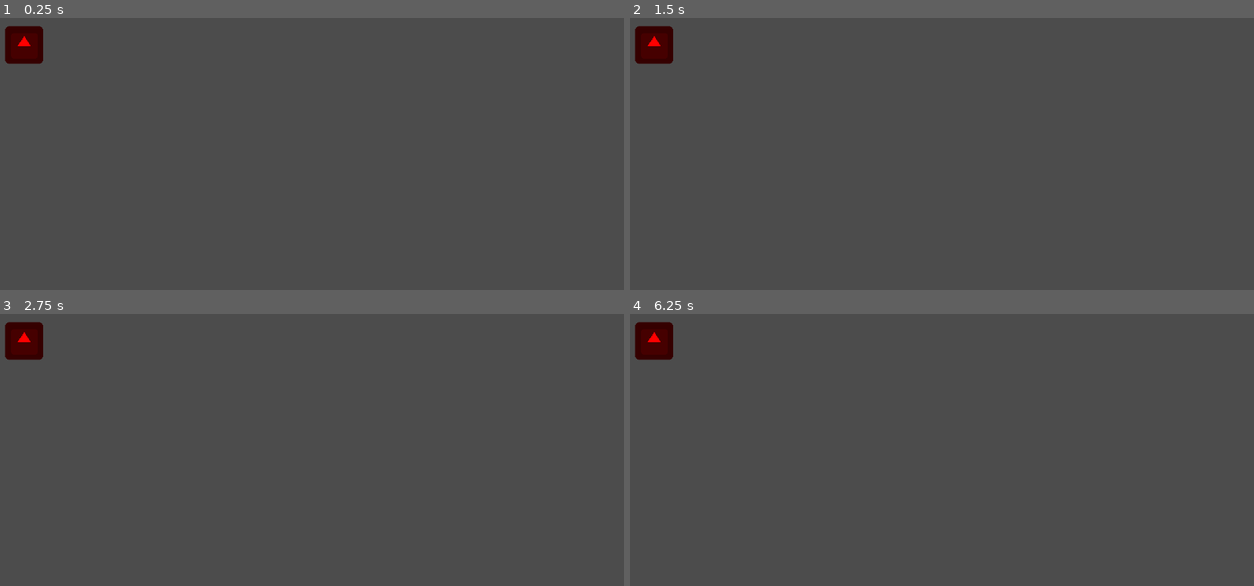
Above: before the commit, frames 1-4 (two rows, left to right).
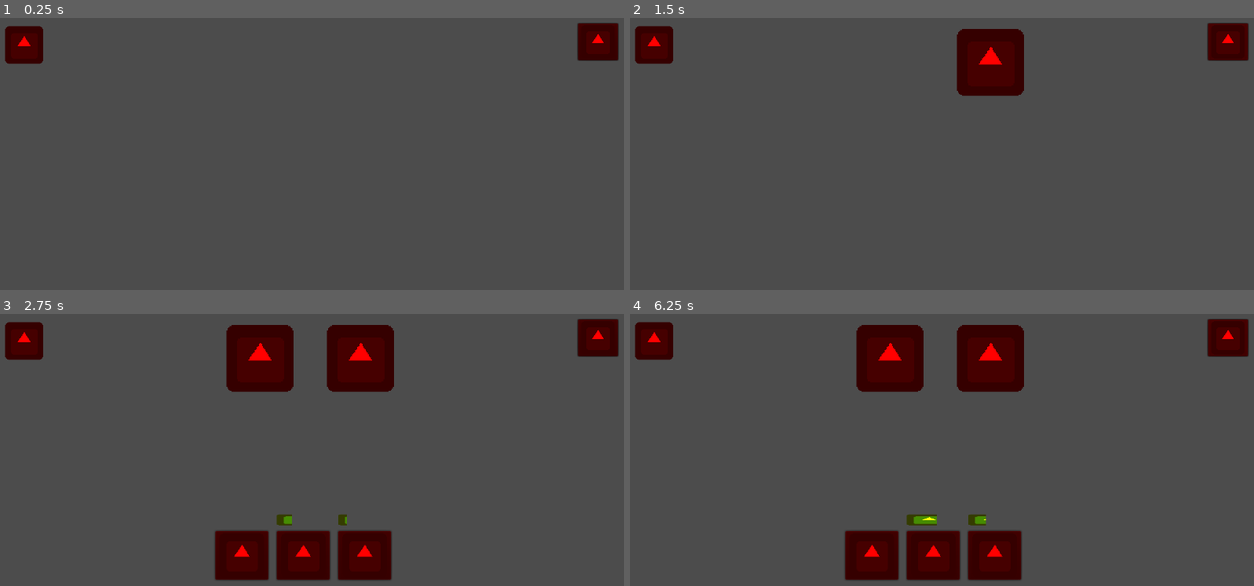
Above: after the commit, the same moments.

Repository: BRISTLEN0SE/2021Game
Game: Godot game, scene res://character_template.tscn
Two runs of this game, one before a commit and one after it. Both use one fixed random seed, a clock stepped at 60 frames per second and the inputs below. The engine's default icon, where the game draws it, is replaced by a stand-in: a white triangle on a blue panel in a dark square.
Inputs (mouse positions are in pixels of both pictures, inside the frame that each line leads up to):
- Up to frame 1 (0.25 s): no input
- Up to frame 2 (1.5 s): click (1229, 42) at 0.52 s; click (1229, 42) at 1.27 s
- Up to frame 3 (2.75 s): click (243, 556) at 2.02 s
- Up to frame 4 (6.25 s): click (935, 556) at 2.77 s; click (991, 556) at 3.52 s; click (873, 556) at 4.27 s; click (1229, 338) at 5.02 s; tap Enter at 5.75 s

The runs differ from the first frame. In frame 1, 0.9% of the frame differs, in the area x 92-100%, y 1-16%; in frame 2, 3.5%; in frame 3, 11%; in frame 4, 11%, in the area x 34-100%, y 1-98%.

Commit message:
19/5/21
working on enemies auto attack instaed of player choose for them

Diff:
--- a/character_template.gd
+++ b/character_template.gd
@@ -56,7 +56,7 @@
 					slot_4_used = true
 			if GlobalVariables.slot5 == charnum:
 				if slot_5_used == false:
-					var new_chara5 = character5.instance()
+					var new_chara5 = character1.instance()
 					get_parent().add_child(new_chara5)
 					slot_5_used = true
 
--- a/global_variables.gd
+++ b/global_variables.gd
@@ -7,11 +7,22 @@
 var slot4 = 4
 var slot5 = 5
 
-var enemy_slot1 = 6
+var enemy_slot1 = 1
 var enemy_slot2 = 7
 var enemy_slot3 = 8
 var enemy_slot4 = 9
 var enemy_slot5 = 10
+
+var character1_created = 1
+var character2_created = 1
+var character3_created = 1
+var character4_created = 1
+var character5_created = 1
+var character6_created = 1
+var character7_created = 1
+var character8_created = 1
+var character9_created = 1
+var character10_created = 1
 
 var targeted = enemy_slot2
 
--- a/player_1.gd
+++ b/player_1.gd
@@ -2,9 +2,12 @@
 
 var hide_show = 1
 var health = 100
+var attack1 = 10
+var attack2 = 20
+var attack3 = 30
 
 var speed = 0
-var max_speed = 500
+var max_speed = 200
 var base_speed = 100
 var start_speed = true
 var tie = true
@@ -17,32 +20,46 @@
 var charname = "spiderman"
 var charnum = 1
 
+var slot = 1
+var changed = false
+
 
 
 func _physics_process(delta):
 	if charnum in GlobalVariables.player_char or charnum in GlobalVariables.enemy_char:
 		if hide_show == 1:
 			#player
-			if GlobalVariables.slot1 == charnum:
-				$player/slot_1.show()
-			if GlobalVariables.slot2 == charnum:
-				$player/slot_2.show()
-			if GlobalVariables.slot3 == charnum:
-				$player/slot_3.show()
-			if GlobalVariables.slot4 == charnum:
-				$player/slot_4.show()
-			if GlobalVariables.slot5 == charnum:
-				$player/slot_5.show()
-			if GlobalVariables.slot1 != charnum:
-				$player/slot_1.hide()
-			if GlobalVariables.slot2 != charnum:
-				$player/slot_2.hide()
-			if GlobalVariables.slot3 != charnum:
-				$player/slot_3.hide()
-			if GlobalVariables.slot4 != charnum:
-				$player/slot_4.hide()
-			if GlobalVariables.slot5 != charnum:
-				$player/slot_5.hide()
+			if changed != true:
+				if GlobalVariables.slot1 == charnum:
+					$player/slot_1.show()
+					slot = 1
+					changed = true
+				if GlobalVariables.slot2 == charnum:
+					$player/slot_2.show()
+					slot = 2
+					changed = true
+				if GlobalVariables.slot3 == charnum:
+					$player/slot_3.show()
+					slot = 3
+					changed = true
+				if GlobalVariables.slot4 == charnum:
+					$player/slot_4.show()
+					slot = 4
+					changed = true
+				if GlobalVariables.slot5 == charnum:
+					$player/slot_5.show()
+					slot = 5
+					changed = true
+				if GlobalVariables.slot1 != charnum:
+					$player/slot_1.hide()
+				if GlobalVariables.slot2 != charnum:
+					$player/slot_2.hide()
+				if GlobalVariables.slot3 != charnum:
+					$player/slot_3.hide()
+				if GlobalVariables.slot4 != charnum:
+					$player/slot_4.hide()
+				if GlobalVariables.slot5 != charnum:
+					$player/slot_5.hide()
 			#enemy
 			if GlobalVariables.enemy_slot1 == charnum:
 				$enemy/enemy_slot1.show()
@@ -65,27 +82,39 @@
 			if GlobalVariables.enemy_slot5 != charnum:
 				$enemy/enemy_slot5.hide()
 
-	#timer
+
 		if start_speed == true:
 			speed = base_speed
 			start_speed = false
 
 		if GlobalVariables.full != true:
 			speed += 1
+			print(slot)
 			if GlobalVariables.targeted != charnum:
 				$other/targeted_character.hide()
 		if speed > max_speed:
 			GlobalVariables.full = true
-			$other/current_character.show()
-			$attack_1.show()
-			$attack_2.show()
-			$attack_3.show()
-			$attack_2_charge.show()
-			$attack_3_charge.show()
+			if charnum in GlobalVariables.player_char:
+				$other/current_character.show()
+				$attack_1.show()
+				$attack_2.show()
+				$attack_3.show()
+				$attack_2_charge.show()
+				$attack_3_charge.show()
 			if charge_enabled == true:
 				$attack_2_charge.value += 34
 				$attack_3_charge.value += 20
 				charge_enabled = false
+				if slot > 5:
+					$attack_1.hide()
+					$attack_2.hide()
+					$attack_3.hide()
+					$attack_2_charge.hide()
+					$attack_3_charge.hide()
+					$other/current_character.hide()
+					start_speed = true
+					charge_enabled = true
+					GlobalVariables.full = false
 
 func _on_attack_1_pressed():
 	$attack_1.hide()
@@ -127,21 +156,21 @@
 
 
 func _on_enemy_slot1_pressed():
-	GlobalVariables.targeted = charnum
+	GlobalVariables.targeted = GlobalVariables.enemy_slot1
 	$other/targeted_character.show()
 
 func _on_enemy_slot2_pressed():
-	GlobalVariables.targeted = charnum
+	GlobalVariables.targeted = GlobalVariables.enemy_slot2
 	$other/targeted_character.show()
 
 func _on_enemy_slot3_pressed():
-	GlobalVariables.targeted = charnum
+	GlobalVariables.targeted = GlobalVariables.enemy_slot3
 	$other/targeted_character.show()
 
 func _on_enemy_slot4_pressed():
-	GlobalVariables.targeted = charnum
+	GlobalVariables.targeted = GlobalVariables.enemy_slot4
 	$other/targeted_character.show()
 
 func _on_enemy_slot5_pressed():
-	GlobalVariables.targeted = charnum
+	GlobalVariables.targeted = GlobalVariables.enemy_slot5
 	$other/targeted_character.show()
